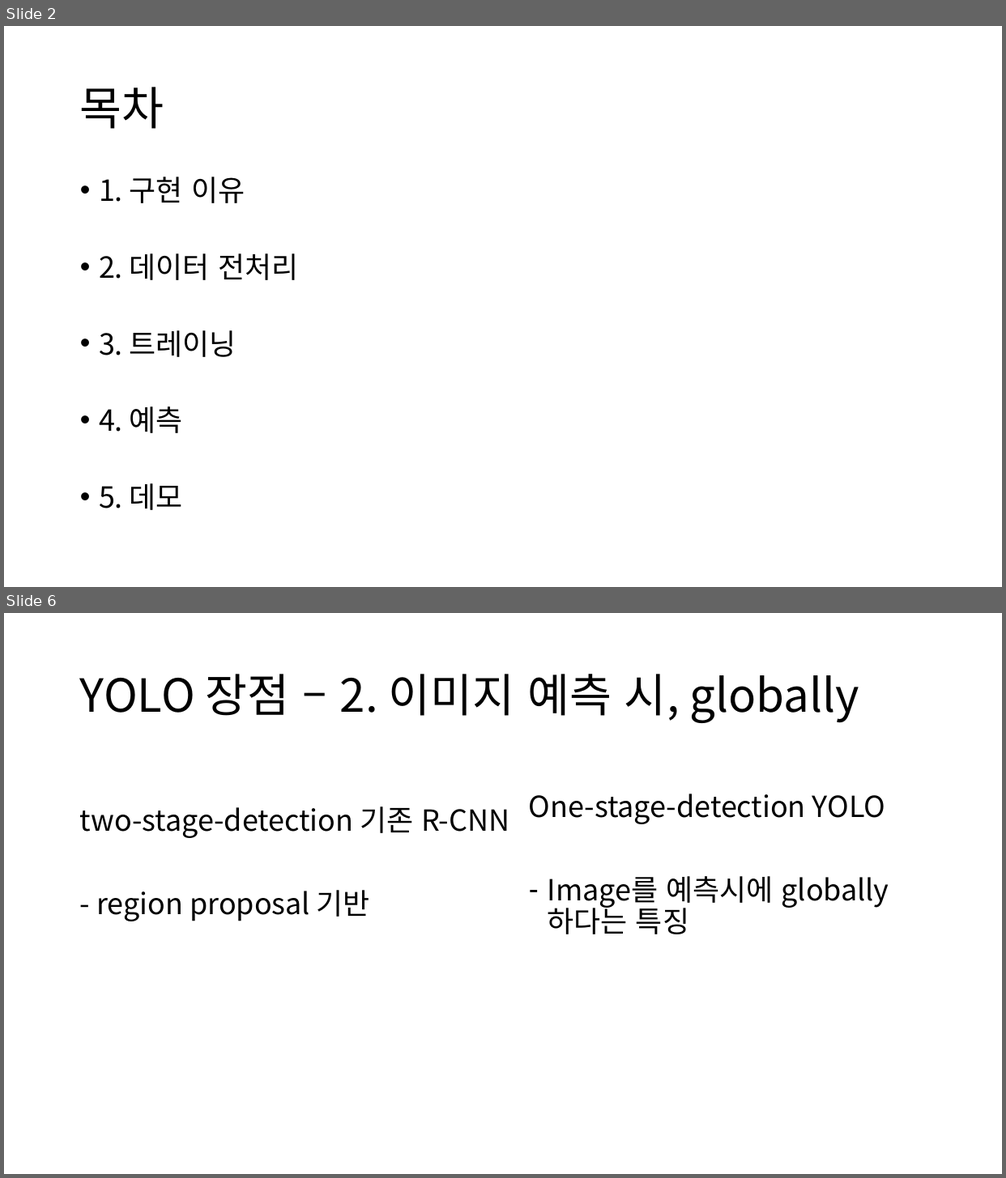
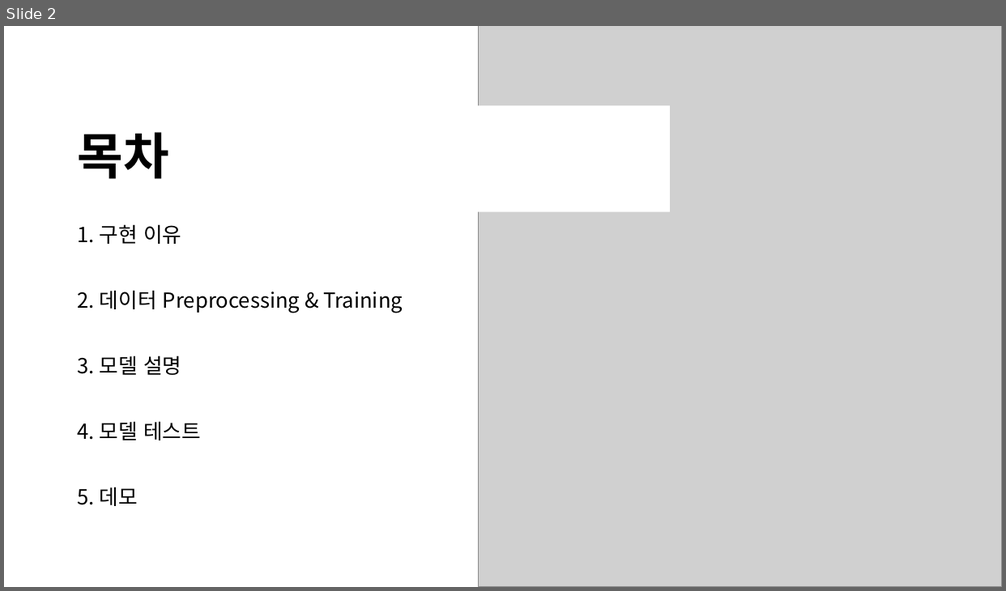
Before and after one commit to Team-Tetrapod/project, a slide deck: 2. 발표자료/PC조립 헬퍼 최종본.pptx. Shown one above the other, each under a label of ours: slides 2 and 6 before the commit, slide 2 after it; the slides between them are not shown. The pictures are 1006x1178 and 1006x591 pixels, drawn with LibreOffice and Linux fonts; fonts in the diff are those of the drawing; grey boxes stand for pictures; background and template pictures are left out. Boxes give left, top, right and bottom in pixels: in the first picture for what was removed or moved away, otherwise in the second. Text is boxed around its words. In the diff, an @@ line names an element or a change of style, - is before the commit and + after.

```diff
--- a/2. 발표자료/PC조립 헬퍼 최종본.pptx
+++ b/2. 발표자료/PC조립 헬퍼 최종본.pptx
@@ slide 6 removed at (4, 613, 1002, 1174), background #FFFFFF @@
@@ title removed at (80, 674, 859, 723) @@
-YOLO 장점 – 2. 이미지 예측 시, globally
@@ text removed at (80, 807, 509, 922) @@
-two-stage-detection 기존 R-CNN
-- region proposal 기반
@@ text removed at (529, 794, 885, 935) @@
-One-stage-detection YOLO
-– Image를 예측시에 globally하다는 특징
@@ slide 2 changed as well @@
@@ picture added at (479, 26, 1002, 587) @@
@@ rectangle "목차": place and size @@
-rectangle "목차" at (80, 87, 164, 129)
+rectangle "목차" at (70, 105, 670, 211)
@@ rectangle "목차" at (70, 105, 670, 211): size 44 to 48 pt, bold on; fill none to #FFFFFF @@
@@ text "1. 구현 이유": place and size @@
-text "1. 구현 이유" at (99, 177, 298, 510)
+text "1. 구현 이유" at (78, 224, 403, 506)
@@ text "1. 구현 이유" at (78, 224, 403, 506): vertical alignment top to middle @@
@@ text at (78, 224, 181, 506): size 28 to 20 pt in "1. 구현 이유", "5. 데모"; bullet • to none; line spacing 0.8 to 0.9 @@
@@ text at (78, 290, 403, 441): text changed; size 28 to 20 pt @@
-• 2. 데이터 전처리
-• 3. 트레이닝
-• 4. 예측
+2. 데이터 Preprocessing & Training
+3. 모델 설명
+4. 모델 테스트
```
Also in this commit, not shown: 5 other slides changed, 5 slides added, 6 other slides removed, 1 other file.
